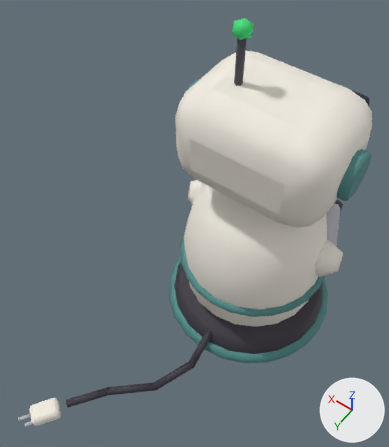
The glTF model public/models/robot.glb, before and after one commit.
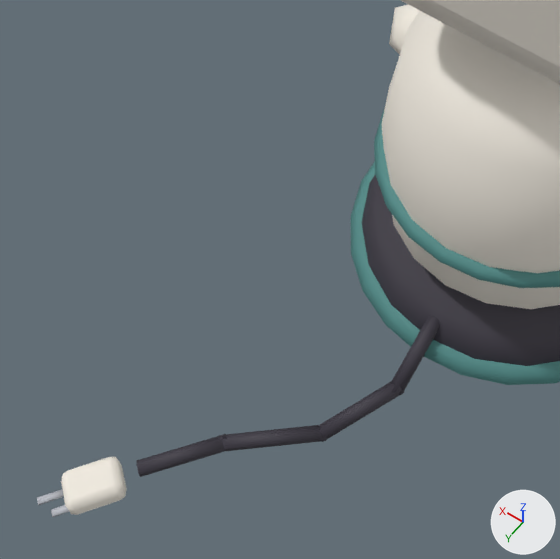
There are two pictures of each version: one whole from a 50 mm camera at (-0.336, 0.727, 1.361) aimed at (0.084, 0.138, 0.435), one close up on the part from 0% to 69% of the width and 40% to 100% of the height. Every picture has the same lights, and +X, +Y and +Z are marked at lower right. The older version's two pictures come first. Vertices at exactly the same position are counted once.

Names of what the first close-up shows: 'robot_base', 'robot_body', 'robot_cable', 'robot_head'.
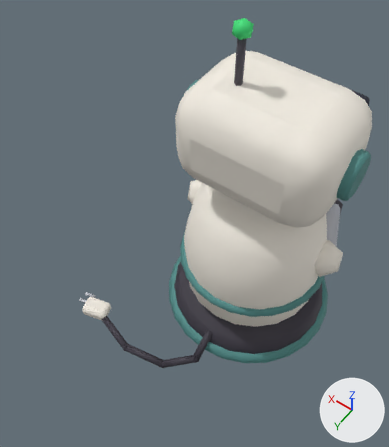
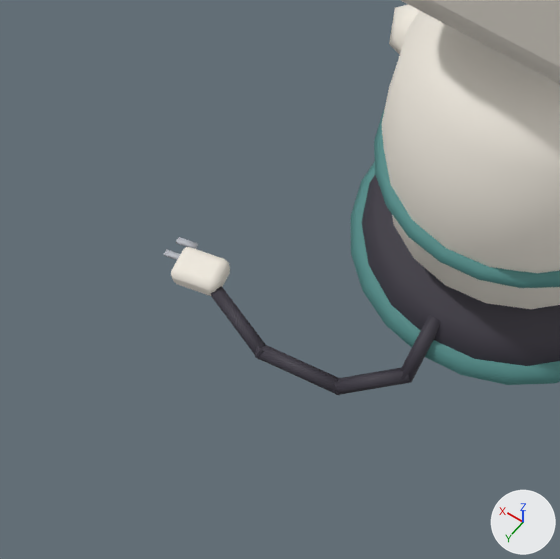
The edits, one by one:
me_robot_cable is used by ob_robot_cable; location (0.0, 0.0, 0.0).
me_robot_cable had 120 vertices, 212 faces and spanned x -0.011..0.274, y 0.18..0.625, z 0.002..0.111.
me_robot_cable now has 120 vertices, 212 faces and spans x -0.01..0.381, y 0.18..0.33, z 0.002..0.111.
me_robot_cable part 1: the loose piece of 8 vertices spanning x 0.25..0.274, y 0.595..0.625, z 0.018..0.022 is turned -40 degrees about the z axis through its middle, then moved by (0.103, -0.352, 0.0).
me_robot_cable part 2: the loose piece of 8 vertices spanning x 0.226..0.25, y 0.595..0.625, z 0.018..0.022 is turned -40 degrees about the z axis through its middle, then moved by (0.127, -0.328, 0.0).
me_robot_cable part 3: the loose piece of 12 vertices spanning x -0.011..0.061, y 0.26..0.37, z 0.004..0.061 is rebuilt with 12 vertices and now spans x -0.01..0.08, y 0.239..0.311, z 0.004..0.061.
me_robot_cable part 4: the loose piece of 12 vertices spanning x -0.009..0.009, y 0.18..0.28, z 0.039..0.111 is rebuilt with 12 vertices and now spans x -0.009..0.009, y 0.18..0.26, z 0.039..0.111.
me_robot_cable part 5: a new loose piece of 56 vertices spanning x 0.282..0.358, y 0.249..0.311, z 0.002..0.038, in mat_pal_plastic_white (white #f2ece1).
me_robot_cable part 6: the loose piece of 56 vertices spanning x 0.194..0.266, y 0.531..0.609, z 0.002..0.038 is deleted.
me_robot_cable part 7: the loose piece of 12 vertices spanning x 0.041..0.149, y 0.35..0.45, z 0.005..0.025 is deleted.
me_robot_cable part 8: the loose piece of 12 vertices spanning x 0.13..0.21, y 0.431..0.529, z 0.005..0.025 is deleted.
Part 9, on me_robot_cable:
16 vertices are added at x 0.064..0.287, y 0.28..0.33, z 0.005..0.025.
8 new vertices lie (0.0, 0.0, 0.01) away from vertices in x 0.064..0.287, y 0.28..0.33, z 0.01.
40 new faces join them, mat_pal_plastic_charcoal (dark grey #3b3742).

What differs and where, as boxes (x1, y1, x2, y2) in the close-ups (560 x 559 px; the box of a moved part takes in the faces that stretch with it):
'robot_cable', reshaped (31% narrower, 22% shorter)
    before: (37, 315, 440, 517)
    after: (164, 237, 440, 395)
part 1 of me_robot_cable, moved or reshaped
    before: (37, 489, 64, 505)
    after: (176, 237, 198, 249)
part 2 of me_robot_cable, moved or reshaped
    before: (51, 505, 69, 517)
    after: (164, 249, 180, 260)
part 3 of me_robot_cable, rebuilt (8% narrower, 52% shorter)
    before: (319, 382, 405, 442)
    after: (333, 367, 412, 395)
part 4 of me_robot_cable, rebuilt (20% narrower, 15% shorter)
    before: (391, 315, 440, 395)
    after: (401, 315, 440, 383)
part 5 of me_robot_cable, added
    after: (171, 247, 230, 296)
part 6 of me_robot_cable, deleted
    before: (61, 457, 127, 515)
part 7 of me_robot_cable, deleted
    before: (218, 425, 326, 451)
part 8 of me_robot_cable, deleted
    before: (136, 434, 227, 477)
part 9 of me_robot_cable, added
    after: (211, 286, 340, 395)
